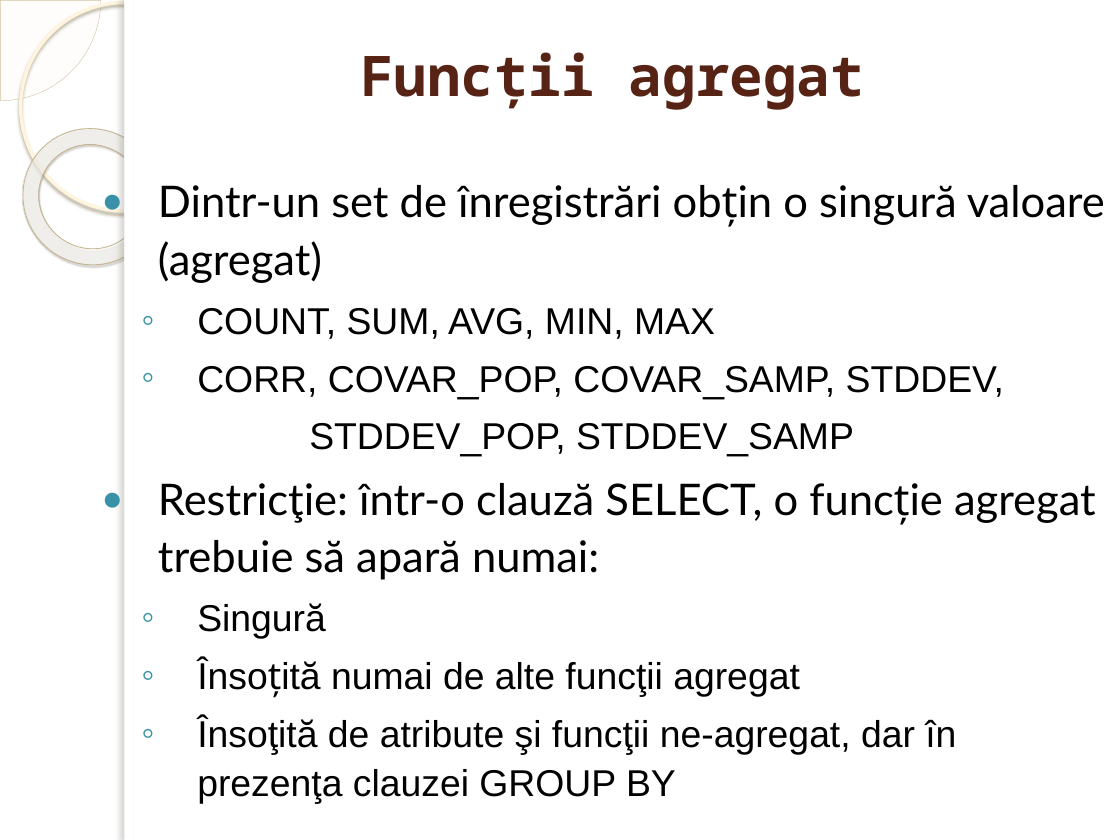
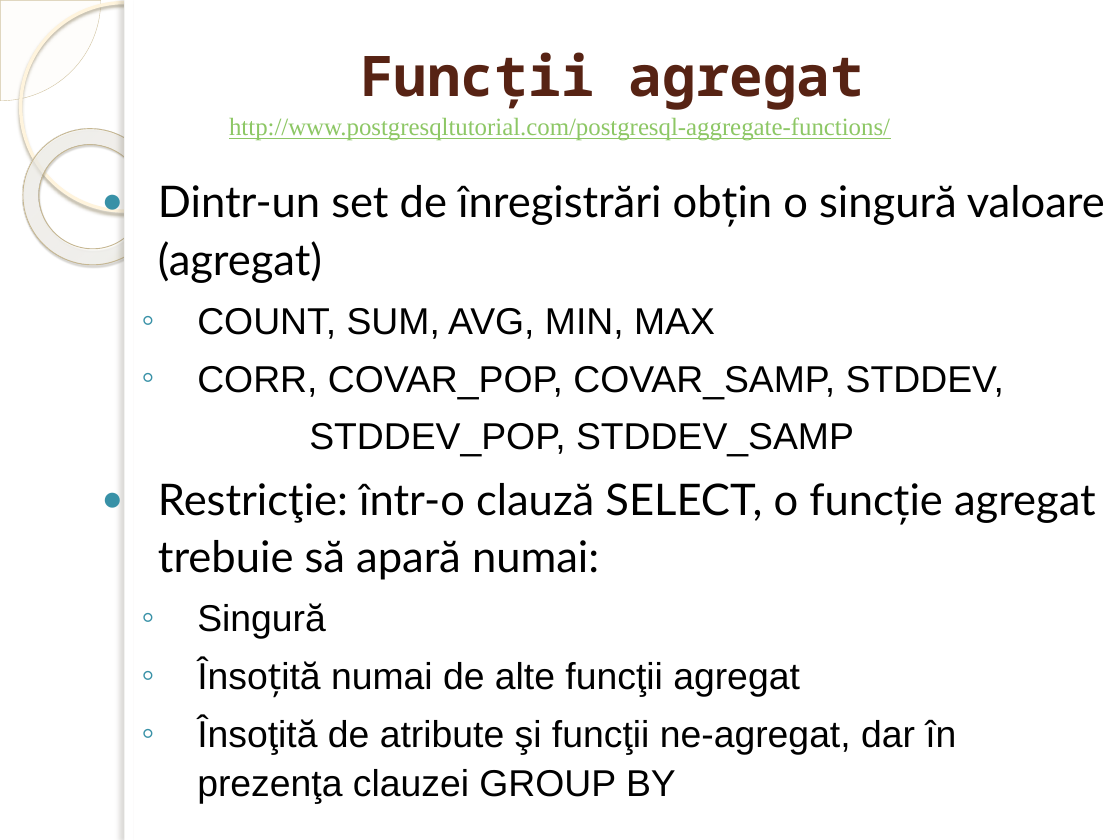
Before and after one commit to marinfotache/Baze-de-date-I, a slide deck: slide 3 of 11-13_SQL_Interogari - elemente de baza/13_SQL4_SELECT_Functii_agregat_grupuri.pptx. Drawn at 1120x840 pixels with LibreOffice and Linux fonts; fonts in the diff are those of the drawing; background and template pictures are left out. Boxes give left, top, right and bottom in pixels: in the first picture for what was removed or moved away, otherwise in the second. Text is boxed around its words. In the diff, an @@ line names an element or a change of style, - is before the commit and + after.

```diff
--- a/11-13_SQL_Interogari - elemente de baza/13_SQL4_SELECT_Functii_agregat_grupuri.pptx
+++ b/11-13_SQL_Interogari - elemente de baza/13_SQL4_SELECT_Functii_agregat_grupuri.pptx
@@ text added at (229, 117, 890, 141), 16 pt, text #8DC765, underline @@
+http://www.postgresqltutorial.com/postgresql-aggregate-functions/
```
Also in this commit, not shown: 2 other slides changed.
